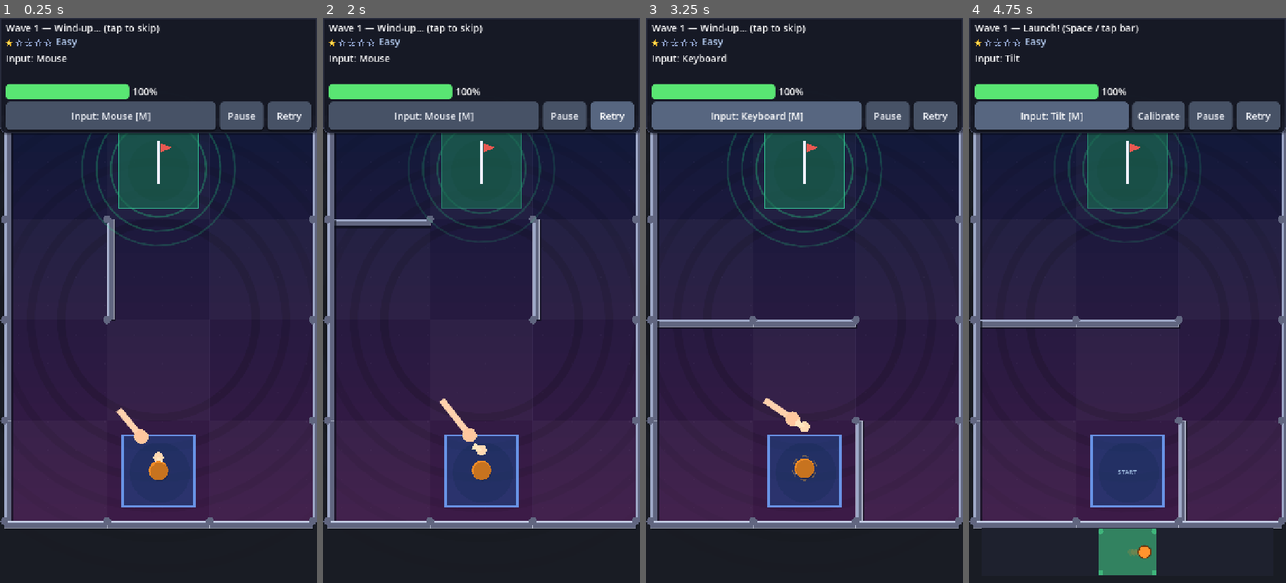
Above: before the commit, frames 1-4 (left to right).
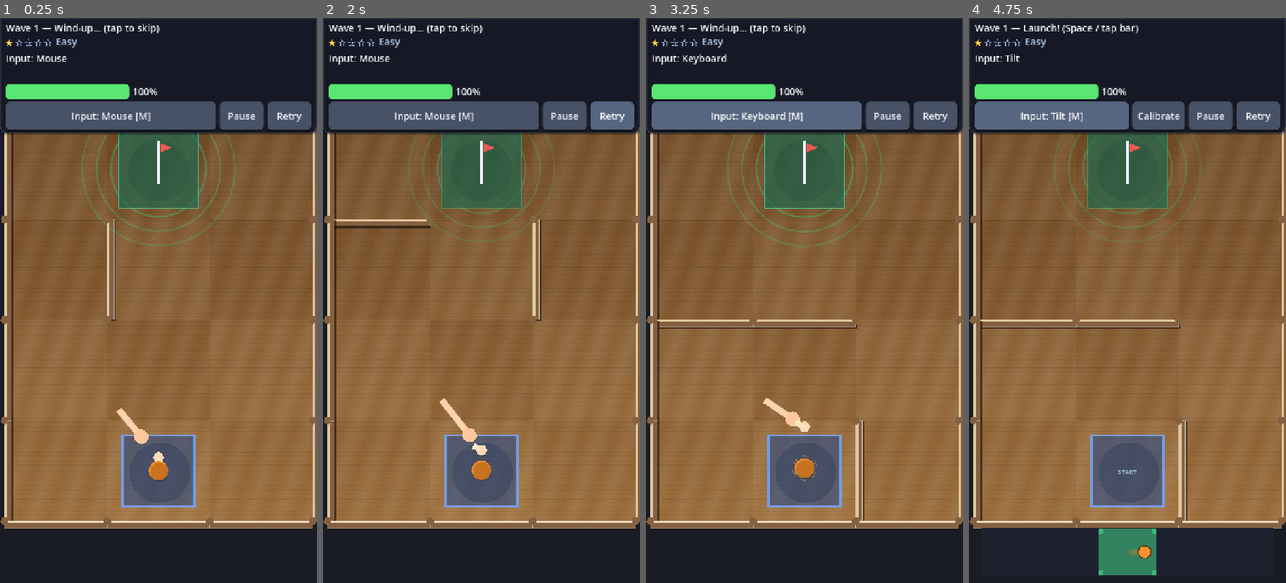
Above: after the commit, the same moments.

Repository: mhaiprojects/Spinning-Top-Maze
Game: Godot game, scene res://scenes/main.tscn
Same seed, same stepped clock (60 frames per second), same inputs: the game is played once before the commit and once after it.
Inputs:
- Up to frame 1 (0.25 s): no input
- Up to frame 2 (2 s): click "Retry" at 0.5 s; click "Retry" at 1.25 s
- Up to frame 3 (3.25 s): click "Retry" at 2 s; click "Input: Mouse [M]" at 2.75 s
- Up to frame 4 (4.75 s): click "Input: Keyboard [M]" at 3.5 s; click "Input: Drag [M]" at 4.25 s

The runs differ from the first frame. In frame 1, 68% of the frame differs, in the area x 0-100%, y 19-91%; in frame 2, 68%; in frame 3, 68%; in frame 4, 68%.

Commit message:
2026-11-19 09:47 AEDT: Procedural play-area board themes
Add PlayBackground (tabletop, chopping, planks, stone) with cached
ImageTexture floors and per-theme wall/pad palettes. MazeWorld draws the
selected board instead of the purple gradient. UserSettings merge-saves
input and visual keys so save_mode no longer wipes background.

Co-authored-by: Cursor <cursoragent@cursor.com>

Diff:
--- a/scripts/input_modes.gd
+++ b/scripts/input_modes.gd
@@ -129,13 +129,8 @@
 
 
 static func save_mode(path: String, mode: int) -> bool:
-	var cfg := ConfigFile.new()
-	cfg.set_value("input", "mode", mode)
-	return cfg.save(path) == OK
+	return UserSettings.save_input_mode(path, mode)
 
 
 static func load_mode(path: String) -> int:
-	var cfg := ConfigFile.new()
-	if cfg.load(path) != OK:
-		return -1
-	return mode_from_saved(cfg.get_value("input", "mode", -1))
+	return mode_from_saved(UserSettings.load_input_mode(path))
--- a/scripts/maze_world.gd
+++ b/scripts/maze_world.gd
@@ -4,18 +4,28 @@
 
 const WALL_GROUP := "maze_wall"
 const HAZARD_GROUP := "hazard_zone"
+const PlayBg := preload("res://scripts/play_background.gd")
 
 var maze_data: Dictionary = {}
 var _play_rect := Rect2()
 var _cell_size := Vector2.ONE
 var _goal_pulse := 0.0
 var _wall_thick := 16.0
+var play_background_id: int = PlayBg.Id.TABLETOP
+var _floor_tex: ImageTexture
+
+
+func set_play_background(id: int) -> void:
+	play_background_id = PlayBg.from_saved(id)
+	_floor_tex = null
+	queue_redraw()
 
 
 func build(data: Dictionary, play_rect: Rect2) -> void:
 	_clear_maze_now()
 	maze_data = data
 	_play_rect = play_rect
+	_floor_tex = null
 	var cols: int = data.cols
 	var rows: int = data.rows
 	_cell_size = Vector2(play_rect.size.x / float(cols), play_rect.size.y / float(rows))
@@ -136,36 +146,27 @@
 	_draw_goal_pad()
 
 
+func _floor_texture() -> ImageTexture:
+	if _floor_tex == null:
+		_floor_tex = PlayBg.texture_for_size(play_background_id, _play_rect.size)
+	return _floor_tex
+
+
 func _draw_background() -> void:
-	var top_c := Color(0.04, 0.07, 0.2)
-	var bot_c := Color(0.22, 0.08, 0.26)
-	var steps := 24
-	for i in steps:
-		var t: float = float(i) / float(steps)
-		var y0: float = lerpf(_play_rect.position.y, _play_rect.end.y, t)
-		var y1: float = lerpf(_play_rect.position.y, _play_rect.end.y, float(i + 1) / float(steps))
-		draw_rect(Rect2(_play_rect.position.x, y0, _play_rect.size.x, y1 - y0 + 1.0), top_c.lerp(bot_c, t))
-	var dot_step: float = maxf(16.0, _cell_size.x * 0.28)
-	var gx: float = _play_rect.position.x + dot_step * 0.5
-	while gx < _play_rect.end.x:
-		var gy: float = _play_rect.position.y + dot_step * 0.5
-		while gy < _play_rect.end.y:
-			draw_circle(Vector2(gx, gy), 1.4, Color(0.85, 0.75, 1.0, 0.045))
-			gy += dot_step
-		gx += dot_step
-	var cx: float = _play_rect.get_center().x
-	var cy: float = _play_rect.get_center().y
-	var max_r: float = _play_rect.size.length() * 0.55
-	for ring in 6:
-		var t: float = float(ring) / 6.0
-		var r: float = lerpf(max_r * 0.35, max_r, t)
-		var alpha: float = lerpf(0.16, 0.0, t)
-		draw_arc(Vector2(cx, cy), r, 0, TAU, 48, Color(0, 0, 0, alpha), 18.0, true)
+	var tex: ImageTexture = _floor_texture()
+	draw_texture_rect(tex, _play_rect, false)
+	var style: Dictionary = PlayBg.wall_style(play_background_id)
+	var vig: Color = style.vignette
+	if vig.a > 0.001:
+		draw_rect(_play_rect, vig)
 
 
 func _draw_cell_shading() -> void:
+	if play_background_id == PlayBg.Id.CHOPPING:
+		return
 	var cols: int = maze_data.cols
 	var rows: int = maze_data.rows
+	var style: Dictionary = PlayBg.wall_style(play_background_id)
 	for y in rows:
 		for x in cols:
 			var r := Rect2(
@@ -174,17 +175,17 @@
 				_cell_size.x,
 				_cell_size.y
 			)
-			var tint := Color(1, 1, 1, 0.03 if (x + y) % 2 == 0 else 0.06)
+			var tint: Color = style.cell_a if (x + y) % 2 == 0 else style.cell_b
 			draw_rect(r, tint)
-			draw_rect(r, Color(0.7, 0.65, 0.95, 0.035), false, 1.0)
 
 
 func _draw_walls() -> void:
 	var wt: float = _wall_thick
-	var fill_top := Color(0.62, 0.66, 0.78)
-	var fill_bot := Color(0.38, 0.4, 0.5)
-	var shadow_col := Color(0.05, 0.06, 0.1, 0.65)
-	var hi_col := Color(0.92, 0.94, 1.0, 0.55)
+	var style: Dictionary = PlayBg.wall_style(play_background_id)
+	var fill_top: Color = style.fill_top
+	var fill_bot: Color = style.fill_bot
+	var shadow_col: Color = style.shadow
+	var hi_col: Color = style.hi
 	var cap_r: float = wt * 0.5 + 1.0
 	for seg in maze_data.walls:
 		var a: Vector2 = seg.a
@@ -222,11 +223,12 @@
 
 
 func _draw_start_pad() -> void:
+	var pads: Dictionary = PlayBg.pad_style(play_background_id)
 	var start_r: Rect2 = start_area_rect()
 	var c: Vector2 = start_r.get_center()
 	draw_circle(c + Vector2(3, 4), start_r.size.x * 0.42, Color(0, 0, 0, 0.25))
-	draw_rect(start_r, Color(0.12, 0.28, 0.55, 0.55))
-	draw_rect(start_r, Color(0.45, 0.65, 1.0, 0.85), false, 3.0)
+	draw_rect(start_r, pads.start_fill)
+	draw_rect(start_r, pads.start_border, false, 3.0)
 	draw_string(
 		ThemeDB.fallback_font,
 		c + Vector2(-22, 8),
@@ -247,8 +249,9 @@
 		var alpha: float = 0.22 - float(ring_i) * 0.05
 		draw_arc(gc, rr, 0, TAU, 32, Color(0.15, 0.95, 0.55, alpha + pulse * 0.08), 4.0, true)
 	draw_circle(gc + Vector2(0, 4), goal_r.size.x * 0.38, Color(0, 0, 0, 0.2))
-	draw_rect(goal_r, Color(0.1, 0.42, 0.32, 0.65))
-	draw_rect(goal_r, Color(0.25, 1.0, 0.72, 0.35 + pulse * 0.45), false, 3.0)
+	var pads: Dictionary = PlayBg.pad_style(play_background_id)
+	draw_rect(goal_r, pads.goal_fill)
+	draw_rect(goal_r, Color(pads.goal_border.r, pads.goal_border.g, pads.goal_border.b, pads.goal_border.a + pulse * 0.45), false, 3.0)
 	var flag_h: float = goal_r.size.y * 0.55
 	draw_line(gc + Vector2(0, -goal_r.size.y * 0.35), gc + Vector2(0, -goal_r.size.y * 0.35 + flag_h), Color(0.95, 0.95, 1.0), 3.0)
 	var tip := gc + Vector2(6, -goal_r.size.y * 0.35 + 4)
--- /dev/null
+++ b/scripts/play_background.gd
@@ -0,0 +1,260 @@
+class_name PlayBackground
+extends RefCounted
+## Procedural play-floor textures and wall palettes (cached ImageTextures).
+
+enum Id { TABLETOP, CHOPPING, PLANKS, STONE }
+
+const ORDER: Array[int] = [Id.TABLETOP, Id.CHOPPING, Id.PLANKS, Id.STONE]
+const NAMES: PackedStringArray = ["Tabletop", "Chopping", "Planks", "Stone"]
+
+static var _tex_cache: Dictionary = {}
+
+
+static func default_id() -> int:
+	return Id.TABLETOP
+
+
+static func from_saved(v: Variant) -> int:
+	var i: int = int(v)
+	return i if ORDER.has(i) else Id.TABLETOP
+
+
+static func next_id(id: int) -> int:
+	var idx: int = ORDER.find(id)
+	if idx < 0:
+		return Id.TABLETOP
+	return ORDER[(idx + 1) % ORDER.size()]
+
+
+static func name_for(id: int) -> String:
+	if id >= 0 and id < NAMES.size():
+		return NAMES[id]
+	return NAMES[0]
+
+
+static func wall_style(id: int) -> Dictionary:
+	match id:
+		Id.CHOPPING:
+			return {
+				"fill_top": Color(0.82, 0.72, 0.58),
+				"fill_bot": Color(0.48, 0.36, 0.28),
+				"shadow": Color(0.08, 0.05, 0.04, 0.7),
+				"hi": Color(1.0, 0.95, 0.88, 0.5),
+				"cell_a": Color(1, 1, 1, 0.025),
+				"cell_b": Color(0, 0, 0, 0.04),
+				"vignette": Color(0, 0, 0, 0.12),
+			}
+		Id.PLANKS:
+			return {
+				"fill_top": Color(0.74, 0.7, 0.64),
+				"fill_bot": Color(0.45, 0.42, 0.38),
+				"shadow": Color(0.06, 0.06, 0.08, 0.65),
+				"hi": Color(0.95, 0.96, 1.0, 0.55),
+				"cell_a": Color(1, 1, 1, 0.02),
+				"cell_b": Color(0, 0, 0, 0.035),
+				"vignette": Color(0.02, 0.03, 0.06, 0.1),
+			}
+		Id.STONE:
+			return {
+				"fill_top": Color(0.72, 0.74, 0.76),
+				"fill_bot": Color(0.42, 0.44, 0.48),
+				"shadow": Color(0.05, 0.06, 0.08, 0.75),
+				"hi": Color(1.0, 1.0, 1.0, 0.45),
+				"cell_a": Color(1, 1, 1, 0.018),
+				"cell_b": Color(0, 0, 0, 0.028),
+				"vignette": Color(0, 0, 0, 0.14),
+			}
+		_:
+			return {
+				"fill_top": Color(0.88, 0.78, 0.62),
+				"fill_bot": Color(0.52, 0.38, 0.26),
+				"shadow": Color(0.12, 0.07, 0.04, 0.65),
+				"hi": Color(1.0, 0.96, 0.88, 0.52),
+				"cell_a": Color(1, 0.98, 0.92, 0.03),
+				"cell_b": Color(0.2, 0.1, 0.05, 0.04),
+				"vignette": Color(0.15, 0.08, 0.02, 0.1),
+			}
+
+
+static func pad_style(id: int) -> Dictionary:
+	match id:
+		Id.STONE:
+			return {
+				"start_fill": Color(0.18, 0.32, 0.55, 0.62),
+				"start_border": Color(0.55, 0.75, 1.0, 0.9),
+				"goal_fill": Color(0.12, 0.48, 0.38, 0.7),
+				"goal_border": Color(0.35, 1.0, 0.72, 0.85),
+			}
+		Id.CHOPPING, Id.PLANKS:
+			return {
+				"start_fill": Color(0.14, 0.3, 0.52, 0.58),
+				"start_border": Color(0.5, 0.7, 1.0, 0.88),
+				"goal_fill": Color(0.1, 0.45, 0.34, 0.68),
+				"goal_border": Color(0.3, 1.0, 0.7, 0.8),
+			}
+		_:
+			return {
+				"start_fill": Color(0.12, 0.28, 0.55, 0.55),
+				"start_border": Color(0.45, 0.65, 1.0, 0.85),
+				"goal_fill": Color(0.1, 0.42, 0.32, 0.65),
+				"goal_border": Color(0.25, 1.0, 0.72, 0.35),
+			}
+
+
+static func texture_for_size(id: int, size: Vector2) -> ImageTexture:
+	var w: int = clampi(maxi(256, int(size.x)), 256, 1024)
+	var h: int = clampi(maxi(256, int(size.y)), 256, 1024)
+	var key: String = "%d_%d_%d" % [id, w, h]
+	if _tex_cache.has(key):
+		return _tex_cache[key] as ImageTexture
+	var img := _generate_image(id, w, h)
+	var tex := ImageTexture.create_from_image(img)
+	_tex_cache[key] = tex
+	return tex
+
+
+static func _generate_image(id: int, w: int, h: int) -> Image:
+	var rng := RandomNumberGenerator.new()
+	rng.seed = hash(id) + (w << 12) + h
+	match id:
+		Id.CHOPPING:
+			return _gen_chopping(w, h, rng)
+		Id.PLANKS:
+			return _gen_planks(w, h, rng)
+		Id.STONE:
+			return _gen_stone(w, h, rng)
+		_:
+			return _gen_tabletop(w, h, rng)
+
+
+static func _gen_tabletop(w: int, h: int, rng: RandomNumberGenerator) -> Image:
+	var img := Image.create(w, h, false, Image.FORMAT_RGBA8)
+	var base_lo := Color(0.42, 0.28, 0.16)
+	var base_hi := Color(0.78, 0.58, 0.34)
+	for y in h:
+		var ty: float = float(y) / float(h)
+		var row_c: Color = base_lo.lerp(base_hi, ty * 0.55 + 0.2)
+		for x in w:
+			var grain: float = sin(float(x) * 0.09 + float(y) * 0.03) * 0.04
+			grain += rng.randf_range(-0.03, 0.03)
+			var c: Color = row_c.lightened(grain)
+			if y % 7 == 0:
+				c = c.darkened(0.06 + rng.randf() * 0.04)
+			img.set_pixel(x, y, c)
+	for i in 24:
+		var gy: int = rng.randi_range(8, h - 8)
+		var shade: float = rng.randf_range(0.85, 1.0)
+		for x in w:
+			var p: Color = img.get_pixel(x, gy)
+			img.set_pixel(x, gy, p.darkened(1.0 - shade))
+	return img
+
+
+static func _gen_chopping(w: int, h: int, rng: RandomNumberGenerator) -> Image:
+	var img := Image.create(w, h, false, Image.FORMAT_RGBA8)
+	img.fill(Color(0.55, 0.38, 0.24))
+	var cell: int = clampi(mini(w, h) / 14, 28, 52)
+	for y in range(0, h + cell, cell):
+		for x in range(0, w + cell, cell):
+			var cx: float = float(x) + cell * 0.5
+			var cy: float = float(y) + cell * 0.5
+			var r: float = cell * 0.46
+			var tone: float = rng.randf_range(0.85, 1.12)
+			for dy in range(-int(r) - 1, int(r) + 2):
+				for dx in range(-int(r) - 1, int(r) + 2):
+					var px: int = int(cx) + dx
+					var py: int = int(cy) + dy
+					if px < 0 or py < 0 or px >= w or py >= h:
+						continue
+					var d: float = Vector2(dx, dy).length() / r
+					if d > 1.0:
+						continue
+					var ring: float = 0.06 * sin(d * 18.0 + float(px) * 0.2)
+					var c := Color(0.62 * tone, 0.4 * tone, 0.26 * tone).darkened(d * 0.15 + ring)
+					img.set_pixel(px, py, c)
+	for i in 18:
+		var scratch_x0: int = rng.randi_range(0, w - 1)
+		var scratch_y0: int = rng.randi_range(0, h - 1)
+		var len: int = rng.randi_range(40, 140)
+		var ang: float = rng.randf_range(-0.4, 0.4)
+		for s in len:
+			var px: int = scratch_x0 + int(cos(ang) * float(s))
+			var py: int = scratch_y0 + int(sin(ang) * float(s))
+			if px < 0 or py < 0 or px >= w or py >= h:
+				break
+			var p: Color = img.get_pixel(px, py)
+			img.set_pixel(px, py, p.lightened(0.08))
+	return img
+
+
+static func _gen_planks(w: int, h: int, rng: RandomNumberGenerator) -> Image:
+	var img := Image.create(w, h, false, Image.FORMAT_RGBA8)
+	var plank_n: int = clampi(w / 90, 5, 12)
+	var plank_w: float = float(w) / float(plank_n)
+	for pi in plank_n:
+		var tone: float = rng.randf_range(0.88, 1.08)
+		var c0 := Color(0.5 * tone, 0.35 * tone, 0.22 * tone)
+		var c1 := Color(0.68 * tone, 0.5 * tone, 0.34 * tone)
+		var x0: int = int(pi * plank_w)
+		var x1: int = int((pi + 1) * plank_w)
+		for x in range(x0, mini(x1, w)):
+			for y in h:
+				var t: float = float(y) / float(h)
+				var c: Color = c0.lerp(c1, t)
+				if (x + y) % 11 == 0:
+					c = c.darkened(0.04)
+				img.set_pixel(x, y, c)
+		if x1 < w:
+			for y in h:
+				var seam := img.get_pixel(x1, y)
+				img.set_pixel(x1, y, seam.darkened(0.25))
+		for nail_i in 2:
+			var nx: int = clampi(x0 + int(plank_w * 0.35) + nail_i * int(plank_w * 0.35), x0 + 4, x1 - 4)
+			for dy in range(-2, 3):
+				for dx in range(-2, 3):
+					if nx + dx < 0 or nx + dx >= w:
+						continue
+					var py: int = h / 4 + nail_i * h / 3 + dy
+					if py < 0 or py >= h:
+						continue
+					img.set_pixel(nx + dx, py, Color(0.28, 0.24, 0.2))
+	return img
+
+
+static func _gen_stone(w: int, h: int, rng: RandomNumberGenerator) -> Image:
+	var img := Image.create(w, h, false, Image.FORMAT_RGBA8)
+	var base := Color(0.58, 0.6, 0.62)
+	for y in h:
+		for x in w:
+			var n: float = rng.randf_range(-0.06, 0.06)
+			img.set_pixel(x, y, base.lightened(n))
+	for i in 8:
+		var cx: int = rng.randi_range(0, w - 1)
+		var cy: int = rng.randi_range(0, h - 1)
+		var rad: int = rng.randi_range(30, 90)
+		for dy in range(-rad, rad):
+			for dx in range(-rad, rad):
+				var px: int = cx + dx
+				var py: int = cy + dy
+				if px < 0 or py < 0 or px >= w or py >= h:
+					continue
+				var d: float = Vector2(dx, dy).length() / float(rad)
+				if d > 1.0:
+					continue
+				var p: Color = img.get_pixel(px, py)
+				img.set_pixel(px, py, p.lightened(0.04 - d * 0.06))
+	for c in 5:
+		var x0: int = rng.randi_range(0, w - 1)
+		var y0: int = rng.randi_range(0, h - 1)
+		var seg_len: int = rng.randi_range(80, 220)
+		var dir := Vector2(rng.randf_range(-1, 1), rng.randf_range(-0.3, 0.3)).normalized()
+		for s in seg_len:
+			var px: int = x0 + int(dir.x * float(s))
+			var py: int = y0 + int(dir.y * float(s))
+			if px < 0 or py < 0 or px >= w or py >= h:
+				break
+			var p: Color = img.get_pixel(px, py)
+			img.set_pixel(px, py, p.darkened(0.18))
+			if py + 1 < h:
+				img.set_pixel(px, py + 1, p.darkened(0.12))
+	return img
--- /dev/null
+++ b/scripts/user_settings.gd
@@ -0,0 +1,40 @@
+class_name UserSettings
+extends RefCounted
+## Merged load/save for user://settings.cfg (input mode + visual background).
+
+const PlayBg := preload("res://scripts/play_background.gd")
+
+const DEFAULT_PATH := "user://settings.cfg"
+
+
+static func load_config(path: String) -> ConfigFile:
+	var cfg := ConfigFile.new()
+	cfg.load(path)
+	return cfg
+
+
+static func save_config(path: String, cfg: ConfigFile) -> bool:
+	return cfg.save(path) == OK
+
+
+static func save_input_mode(path: String, mode: int) -> bool:
+	var cfg := load_config(path)
+	cfg.set_value("input", "mode", mode)
+	return save_config(path, cfg)
+
+
+static func load_input_mode(path: String) -> int:
+	var cfg := load_config(path)
+	return int(cfg.get_value("input", "mode", -1))
+
+
+static func save_background(path: String, bg: int) -> bool:
+	var cfg := load_config(path)
+	cfg.set_value("visual", "background", bg)
+	return save_config(path, cfg)
+
+
+static func load_background(path: String) -> int:
+	var cfg := load_config(path)
+	var v: Variant = cfg.get_value("visual", "background", PlayBg.default_id())
+	return PlayBg.from_saved(v)
Not shown, added: scripts/play_background.gd.uid
Not shown, added: scripts/user_settings.gd.uid
